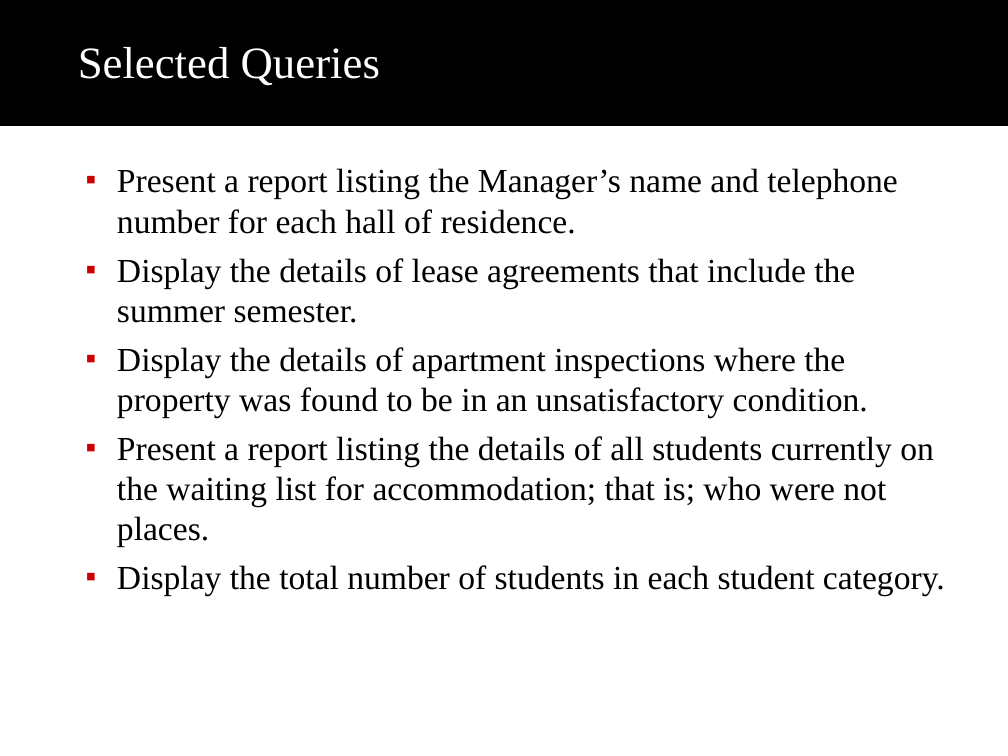
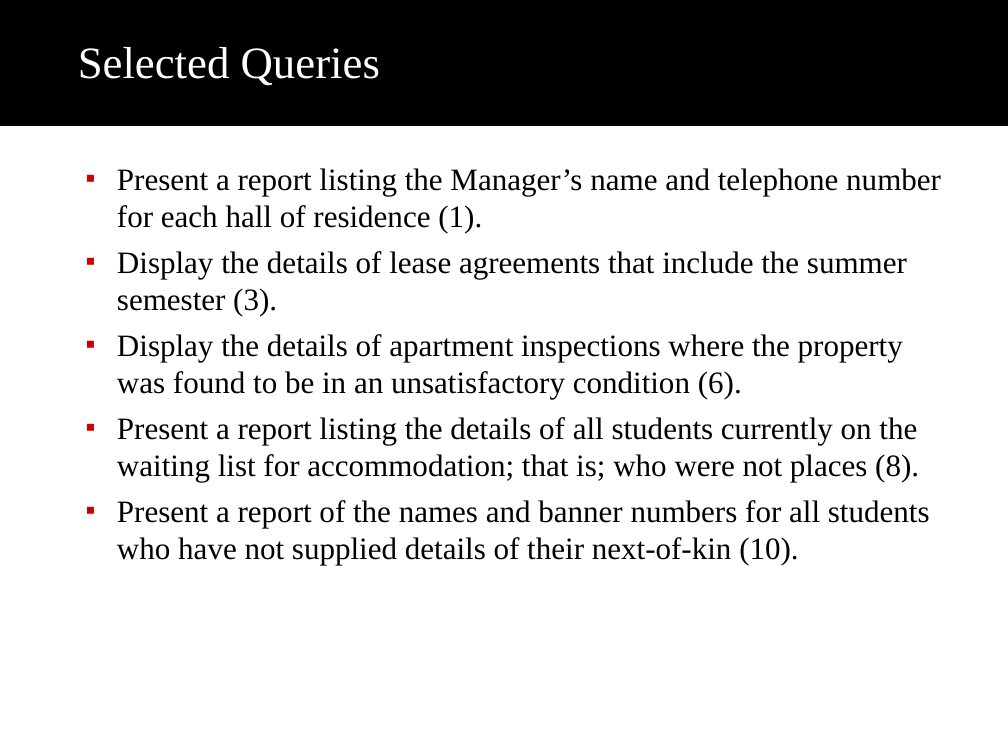
Before and after one commit to mothepro/University-Database, a slide deck: slide 3 of extras/Poon Tycoon Inc..ppt. Drawn at 1008x756 pixels with LibreOffice and Linux fonts; fonts in the diff are those of the drawing; background and template pictures are left out. Boxes give left, top, right and bottom in pixels: in the first picture for what was removed or moved away, otherwise in the second. Text is boxed around its words. In the diff, an @@ line names an element or a change of style, - is before the commit and + after.

Commit message:
updated ppt

```diff
--- a/extras/Poon Tycoon Inc..ppt
+++ b/extras/Poon Tycoon Inc..ppt
@@ text at <box>117,168,941,565</box>: text changed; size 24 to 22.2 pt @@
-  ▪ Present a report listing the Manager’s name and telephone number for each hall of residence.
-  ▪ Display the details of lease agreements that include the summer semester.
-  ▪ Display the details of apartment inspections where the property was found to be in an unsatisfactory condition.
-  ▪ Present a report listing the details of all students currently on the waiting list for accommodation; that is; who were not places.
-  ▪ Display the total number of students in each student category.
+  ▪ Present a report listing the Manager’s name and telephone number for each hall of residence (1).
+  ▪ Display the details of lease agreements that include the summer semester (3).
+  ▪ Display the details of apartment inspections where the property was found to be in an unsatisfactory condition (6).
+  ▪ Present a report listing the details of all students currently on the waiting list for accommodation; that is; who were not places (8).
+  ▪ Present a report of the names and banner numbers for all students who have not supplied details of their next-of-kin (10).
```
Also in this commit, not shown: 2 other slides changed.
